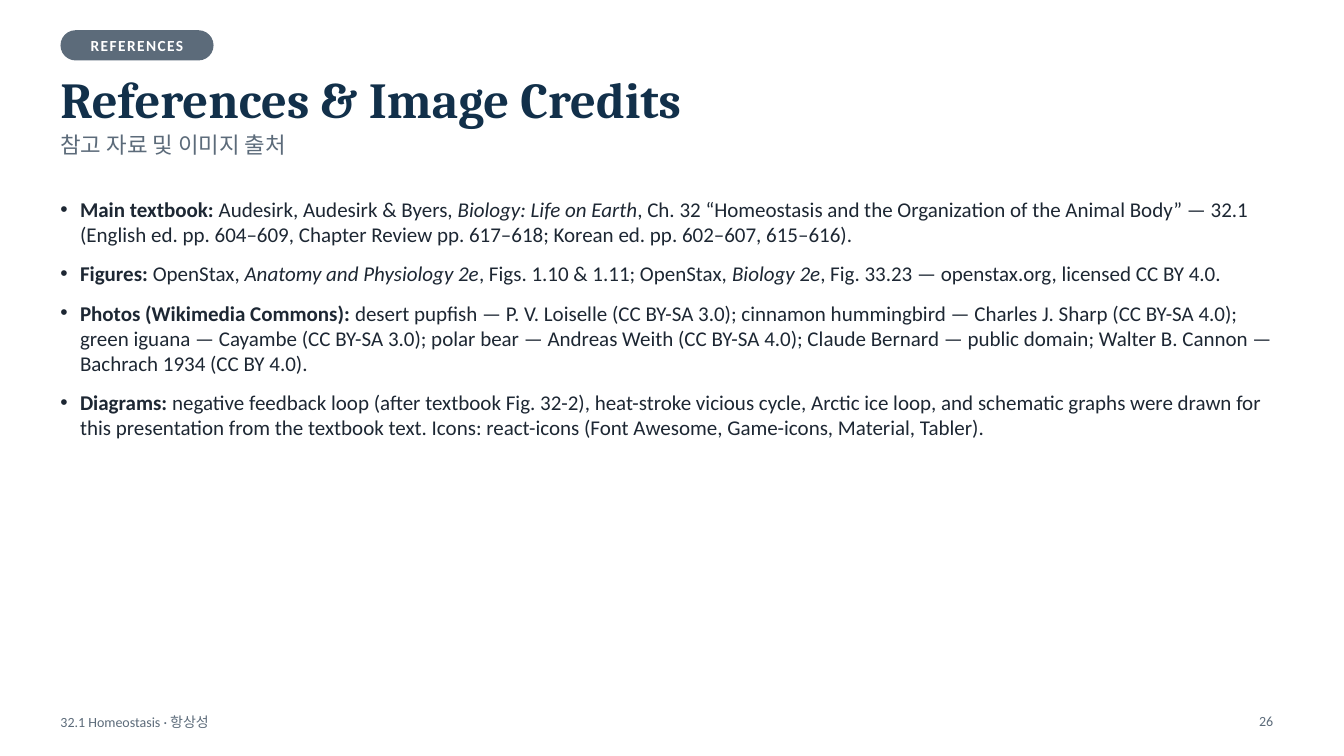
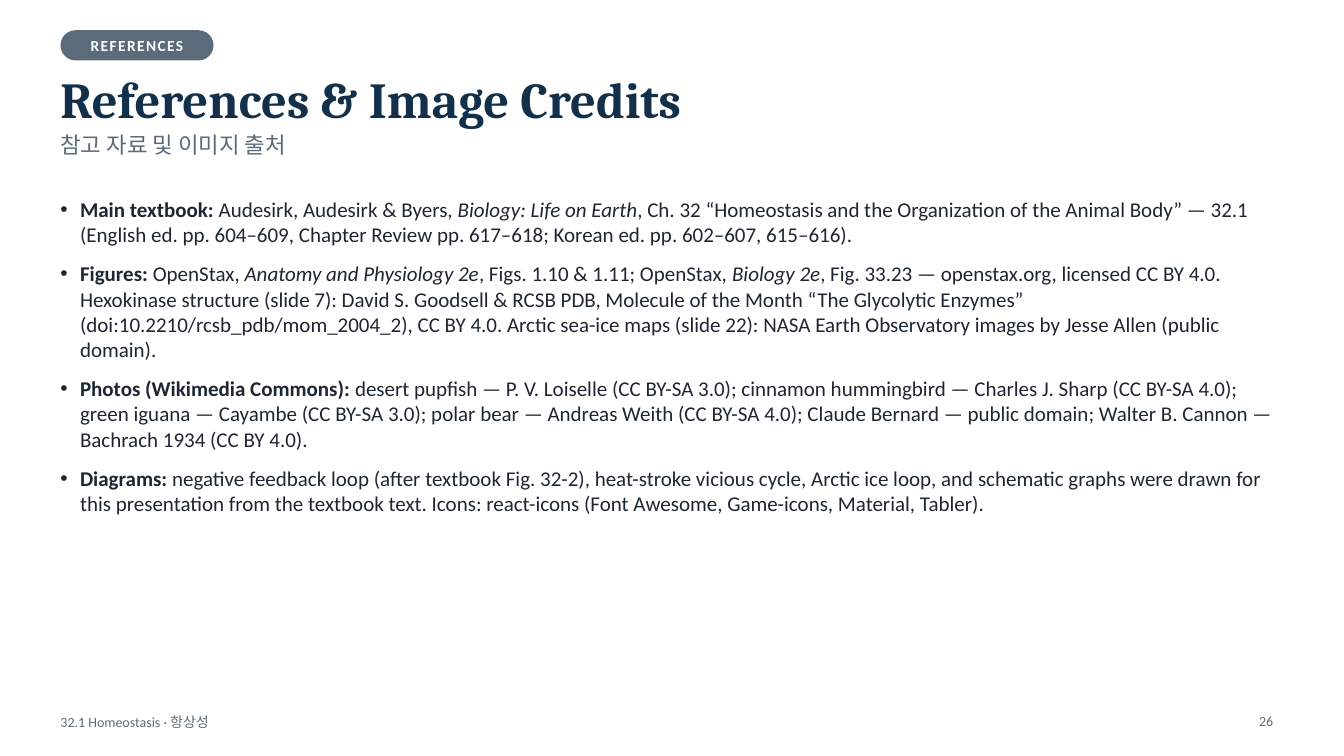
Before and after one commit to coula0908/biology, a slide deck: slide 26 of 32.1_homeostasis/32.1_Homeostasis.pptx. Drawn at 1344x756 pixels with LibreOffice and Linux fonts; fonts in the diff are those of the drawing. Boxes give left, top, right and bottom in pixels: in the first picture for what was removed or moved away, otherwise in the second. Text is boxed around its words. In the diff, an @@ line names an element or a change of style, - is before the commit and + after.

```diff
--- a/32.1_homeostasis/32.1_Homeostasis.pptx
+++ b/32.1_homeostasis/32.1_Homeostasis.pptx
@@ text at [80,266,1221,360]: text changed @@
-• Figures: OpenStax, Anatomy and Physiology 2e, Figs. 1.10 & 1.11; OpenStax, Biology 2e, Fig. 33.23 — openstax.org, licensed CC BY 4.0.
+• Figures: OpenStax, Anatomy and Physiology 2e, Figs. 1.10 & 1.11; OpenStax, Biology 2e, Fig. 33.23 — openstax.org, licensed CC BY 4.0. Hexokinase structure (slide 7): David S. Goodsell & RCSB PDB, Molecule of the Month “The Glycolytic Enzymes” (doi:10.2210/rcsb_pdb/mom_2004_2), CC BY 4.0. Arctic sea-ice maps (slide 22): NASA Earth Observatory images by Jesse Allen (public domain).
```
Also in this commit, not shown: 2 other slides changed, 11 other files.
